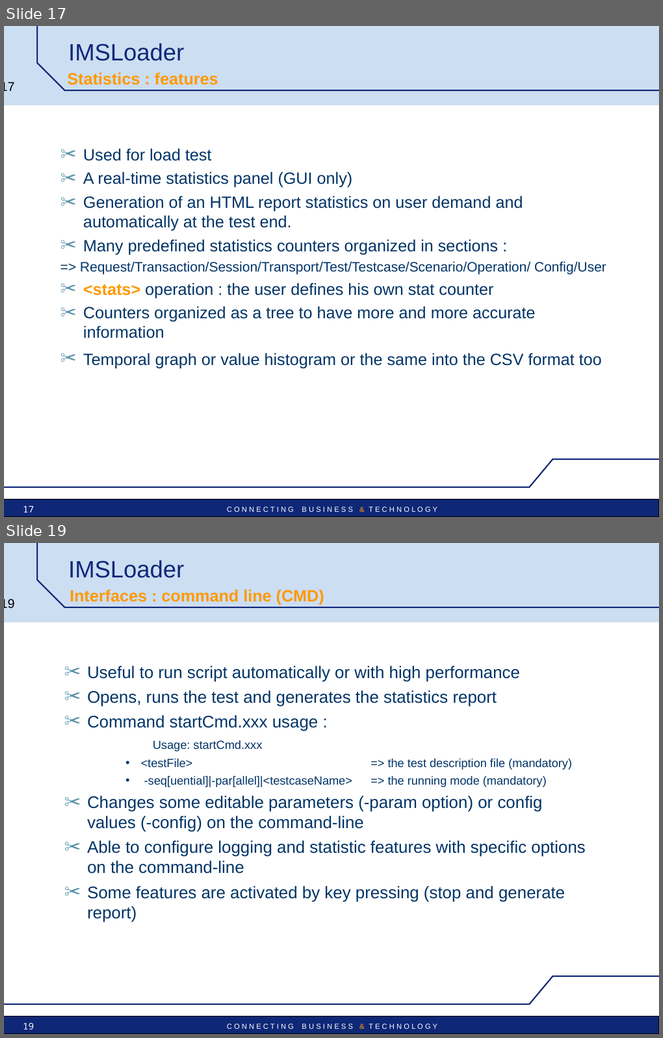
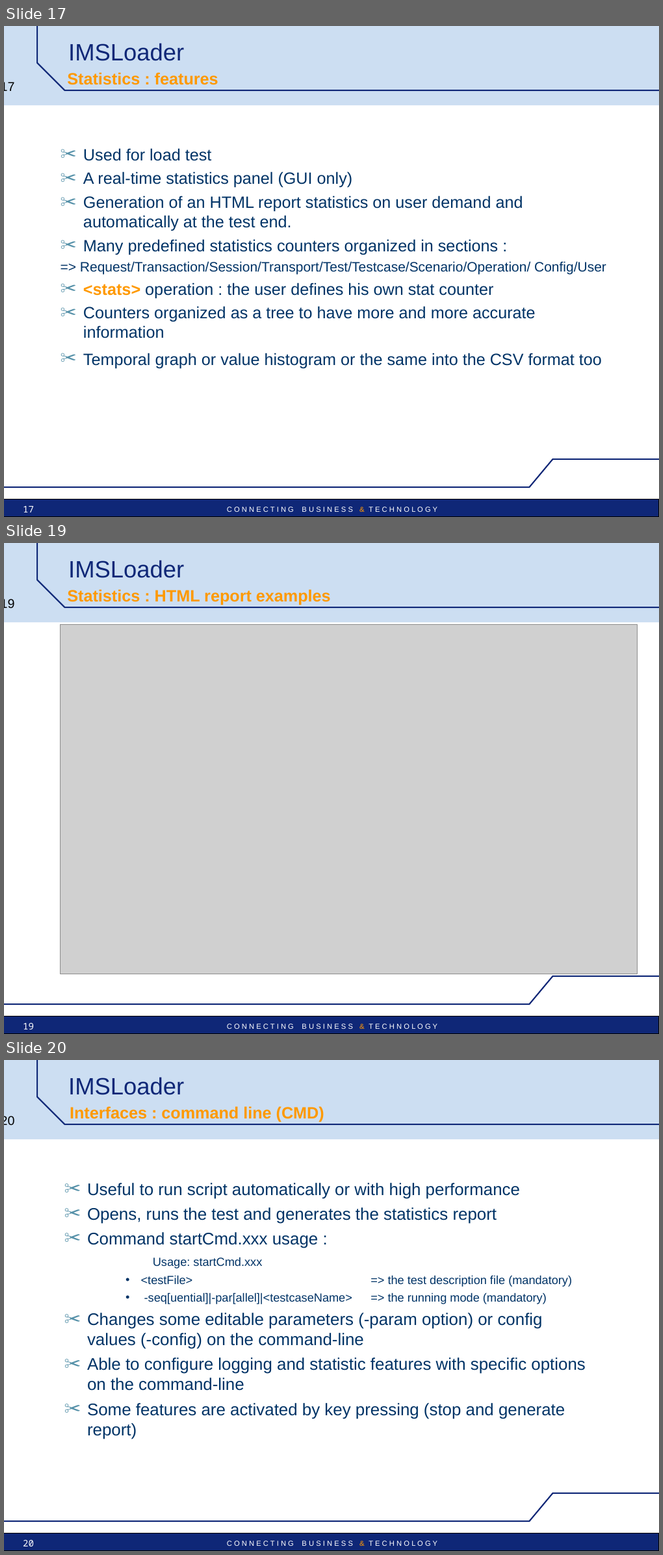
Before and after one commit to satishghiwari/mts-project, a slide deck: mts/src/main/doc/IMSLoader-Pres-technical.ppt. Shown one above the other, each under a label of ours: slides 17 and 19 before the commit, slides 17, 19 and 20 after it; the slides between them are not shown. The pictures are 663x1038 and 663x1555 pixels, drawn with LibreOffice and Linux fonts; fonts in the diff are those of the drawing; grey boxes stand for pictures; background and template pictures are left out. Boxes give left, top, right and bottom in pixels: in the first picture for what was removed or moved away, otherwise in the second. Text is boxed around its words. In the diff, an @@ line names an element or a change of style, - is before the commit and + after.

```diff
--- a/mts/src/main/doc/IMSLoader-Pres-technical.ppt
+++ b/mts/src/main/doc/IMSLoader-Pres-technical.ppt
@@ slide 19 added at (4, 543, 659, 1034), background #FFFFFF; not listed: 6 template elements that a slide beside it also shows @@
@@ title added at (68, 560, 184, 578), 26 pt, text #0F2777 @@
+IMSLoader
@@ text added at (67, 589, 331, 605), 18 pt, text #FF9900, bold @@
+Statistics : HTML report examples
@@ picture added at (61, 624, 638, 974) @@
@@ page number added at (23, 1023, 34, 1030), 10 pt, text #FFFFFF @@
+19
@@ what was slide 19 is now slide 20 @@
@@ page number at (4, 1116, 15, 1125): text changed @@
-19
+20
@@ page number at (23, 1540, 34, 1547): text changed @@
-19
+20
```
Also in this commit, not shown: 4 slides changed.
